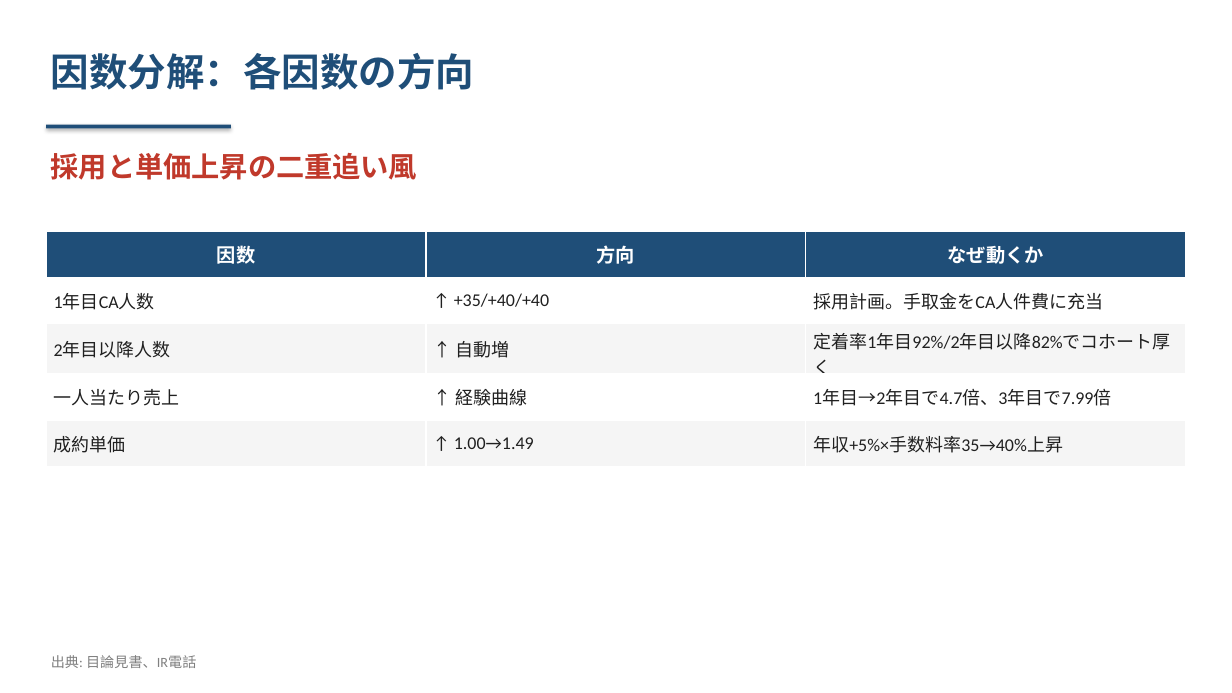
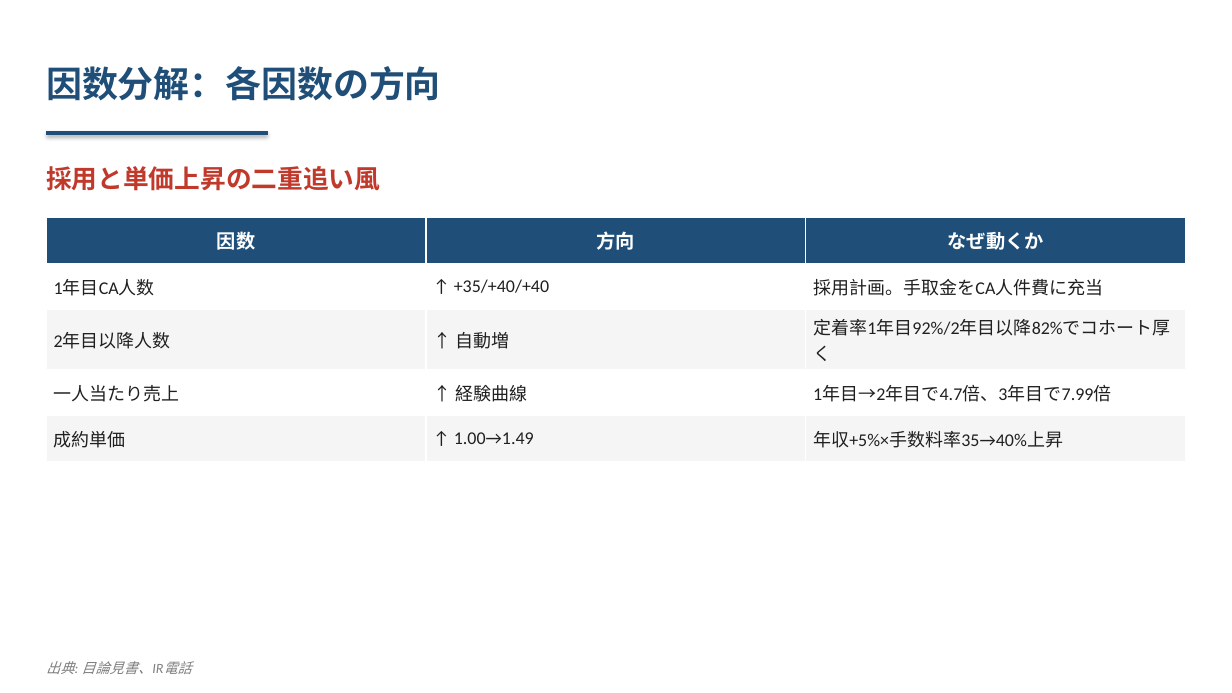
Before and after one commit to kanaeda0225/my-claude-project, a slide deck: slide 4 of outputs/421A-movin-slides.pptx. Drawn at 1232x693 pixels with LibreOffice and Linux fonts; fonts in the diff are those of the drawing. Boxes give left, top, right and bottom in pixels: in the first picture for what was removed or moved away, otherwise in the second. Text is boxed around its words. In the diff, an @@ line names an element or a change of style, - is before the commit and + after.

```diff
--- a/outputs/421A-movin-slides.pptx
+++ b/outputs/421A-movin-slides.pptx
@@ text "因数分解：各因数の方向": place and size @@
-text "因数分解：各因数の方向" at box(51, 53, 474, 90)
+text "因数分解：各因数の方向" at box(46, 66, 441, 101)
@@ text "因数分解：各因数の方向" at box(46, 66, 441, 101): size 30 to 28 pt; vertical alignment top to middle @@
@@ rectangle: place and size @@
-rectangle at box(46, 125, 231, 128)
+rectangle at box(46, 131, 268, 135)
@@ text "採用と単価上昇の二重追い風" at box(46, 166, 380, 191): size 22 to 20 pt; vertical alignment top to middle @@
@@ table: place and size @@
-table at box(46, 231, 1186, 462)
+table at box(46, 217, 1186, 452)
@@ text "出典: 目論見書、IR電話" at box(46, 661, 152, 674): italic on; vertical alignment top to middle @@
```
Also in this commit, not shown: 35 other slides changed, 5 other files.
